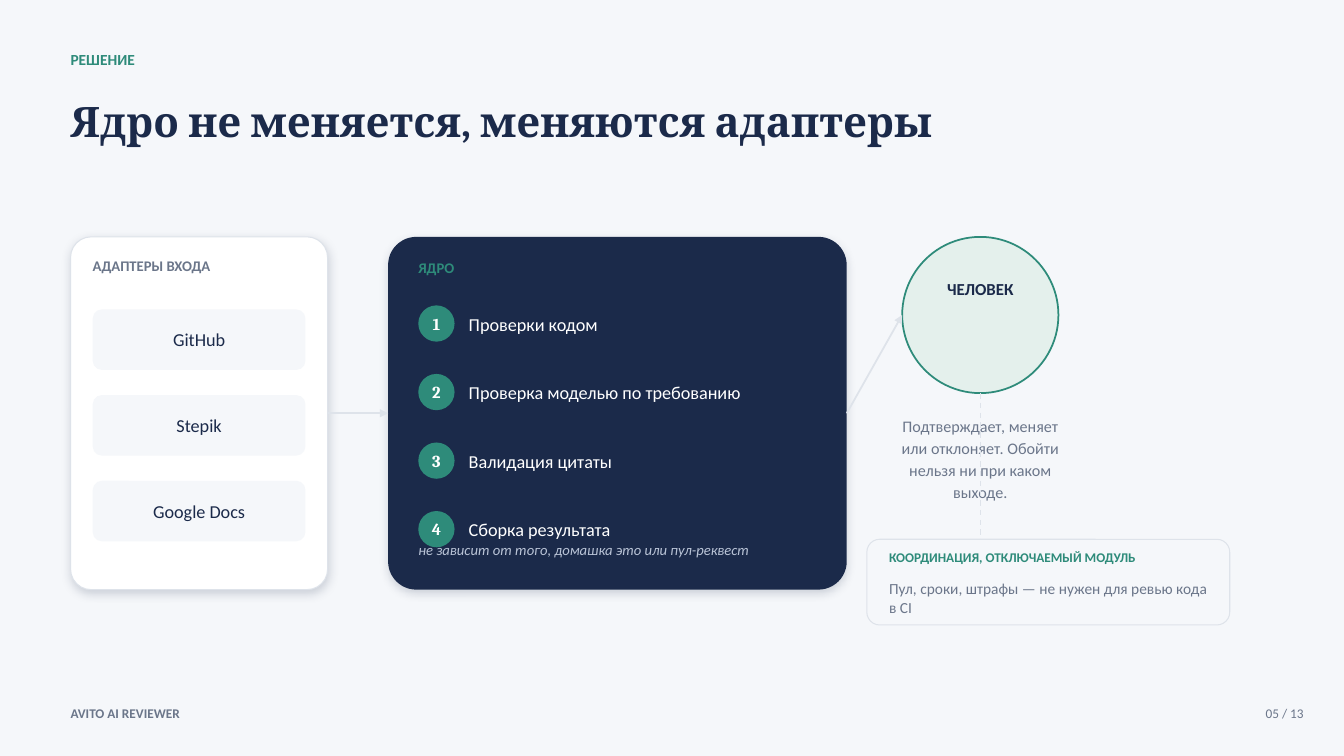
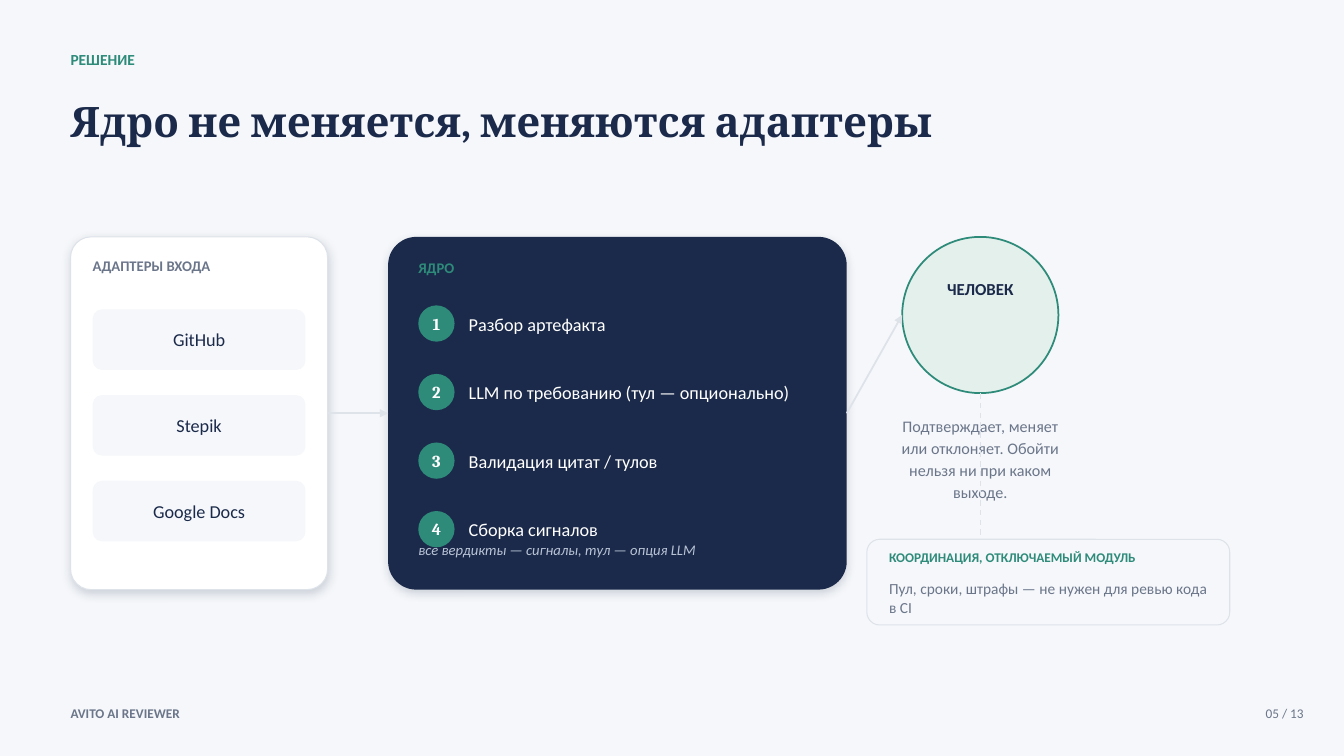
Before and after one commit to matvej-melikhov/avito-aith-hackaton, a slide deck: slide 5 of checkpoint/01-presentation/avito-ai-reviewer-checkpoint-04-09.pptx. Drawn at 1344x756 pixels with LibreOffice and Linux fonts; fonts in the diff are those of the drawing. Boxes give left, top, right and bottom in pixels: in the first picture for what was removed or moved away, otherwise in the second. Text is boxed around its words. In the diff, an @@ line names an element or a change of style, - is before the commit and + after.

Commit message:
checkpoint: LLM с тулами детектит все нарушения как сигналы, аппрув ревьюера для любых

```diff
--- a/checkpoint/01-presentation/avito-ai-reviewer-checkpoint-04-09.pptx
+++ b/checkpoint/01-presentation/avito-ai-reviewer-checkpoint-04-09.pptx
@@ text at [469, 318, 605, 334]: text changed @@
-Проверки кодом
+Разбор артефакта
@@ text at [469, 386, 789, 402]: text changed @@
-Проверка моделью по требованию
+LLM по требованию (тул — опционально)
@@ text at [469, 456, 657, 471]: text changed @@
-Валидация цитаты
+Валидация цитат / тулов
@@ text at [469, 523, 598, 539]: text changed @@
-Сборка результата
+Сборка сигналов
@@ text at [418, 543, 696, 558]: text changed @@
-не зависит от того, домашка это или пул-реквест
+все вердикты — сигналы, тул — опция LLM
```
Also in this commit, not shown: 1 other slide changed, 3 other files.
